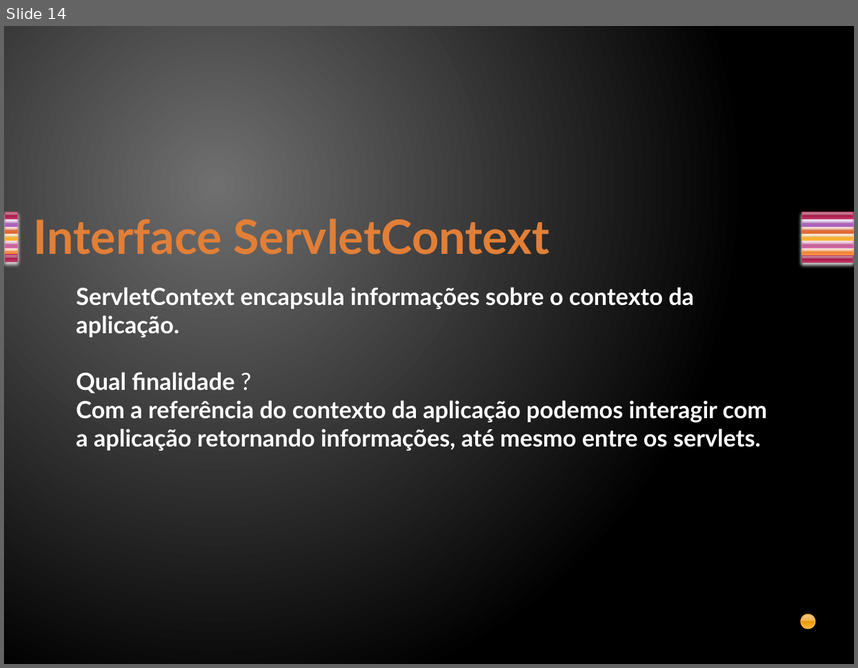
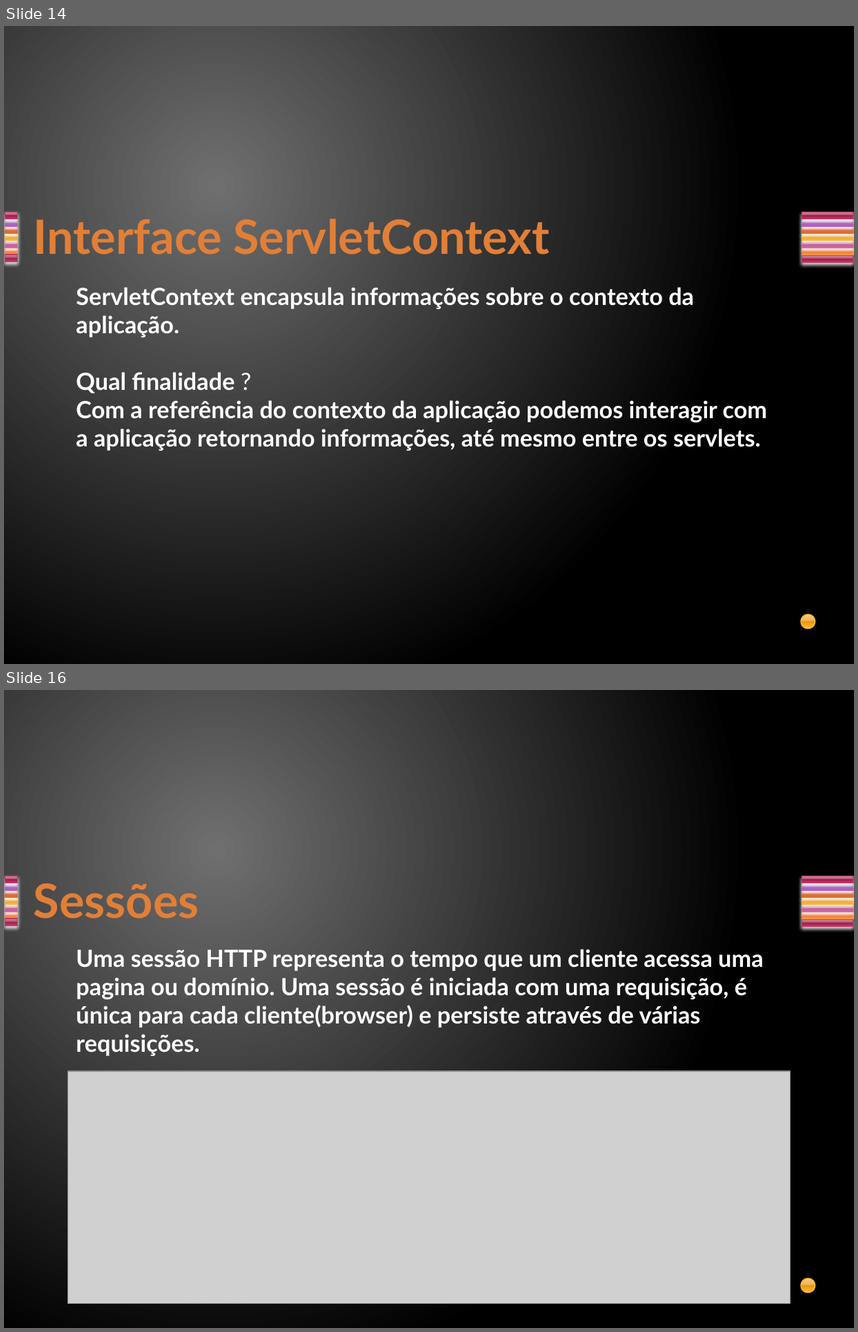
Before and after one commit to davirj9/javaAvancado, a slide deck: AulasAvancado/src/main/resources/br/com/Aula2/Servlets.pptx. Shown one above the other, each under a label of ours: slide 14 before the commit, slides 14 and 16 after it; the slides between them are not shown. The pictures are 858x668 and 858x1332 pixels, drawn with LibreOffice and Linux fonts; fonts in the diff are those of the drawing; grey boxes stand for pictures. Boxes give left, top, right and bottom in pixels: in the first picture for what was removed or moved away, otherwise in the second. Text is boxed around its words. In the diff, an @@ line names an element or a change of style, - is before the commit and + after.

```diff
--- a/AulasAvancado/src/main/resources/br/com/Aula2/Servlets.pptx
+++ b/AulasAvancado/src/main/resources/br/com/Aula2/Servlets.pptx
@@ slide 16 added at bbox=[4, 690, 854, 1328], background gradient #707070 to #000000; not listed: 15 template elements that a slide beside it also shows @@
@@ title added at bbox=[34, 883, 199, 918], 40 pt, text gradient #E38037 to #FA8D3D, bold @@
+Sessões
@@ text added at bbox=[76, 949, 763, 1056], 20 pt, text #FFFFFF, bold @@
+Uma sessão HTTP representa o tempo que um cliente acessa uma pagina ou domínio. Uma sessão é iniciada com uma requisição, é única para cada cliente(browser) e persiste através de várias requisições.
@@ picture added at bbox=[67, 1071, 791, 1303] @@
```
Also in this commit, not shown: 1 other slide added.
